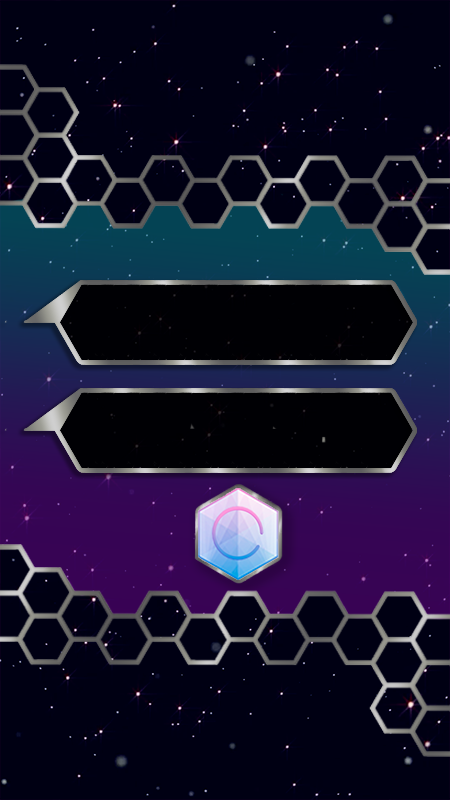
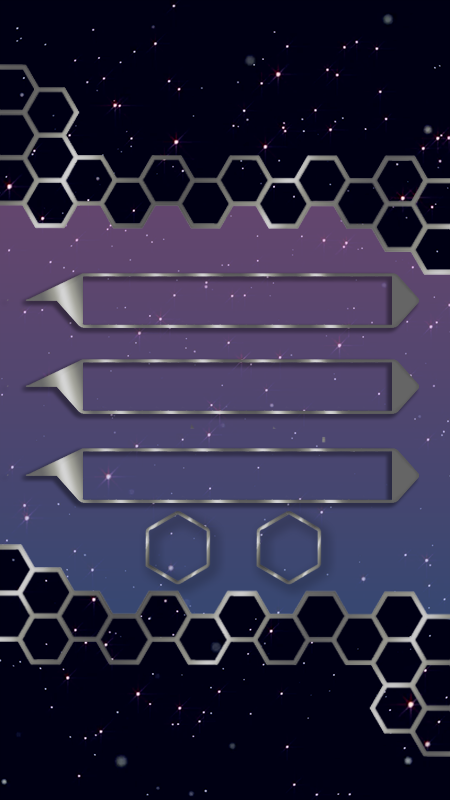
Two versions of the same layered image (450x800). Layer-by-layer changes:
hid "hex_but_yes", painted on it over [198, 488, 320, 583]
added layer "Button Border Exit" above "Button Border Enter" over [113, 511, 224, 587]
renamed "Exit" to "Button Border Enter", painted on it over [151, 484, 335, 587]
added layer "Input Box copiar 5" above "Input Box copiar 4" over [6, 448, 419, 503]
added layer "Input Box copiar 4" above "Input Box copiar 3" over [6, 359, 419, 414]
added layer "Input Box copiar 3" above "Input Box copiar 2" over [6, 273, 419, 328]
hid "Input Box copiar", painted on it over [4, 386, 419, 503]
removed layer "Input Box" over [4, 278, 417, 365]
added layer "Camada 4" above "Camada 2" over [0, 198, 450, 621]
hid "Camada 2" over [0, 131, 450, 792]
hid "Camada 1" over [0, 264, 419, 475]
showed "Camada 3" over [0, 0, 450, 800]
hid "Camada 0" over [0, 0, 450, 800]
